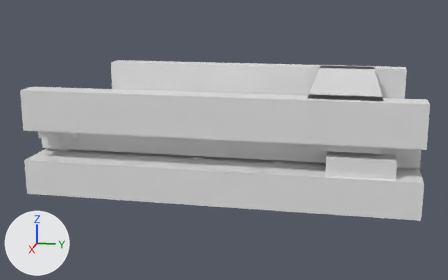
What one commit did to the glTF model assets/source/infrastructure/directorate/conveyors/models/io_in/flowing_lod0.glb.
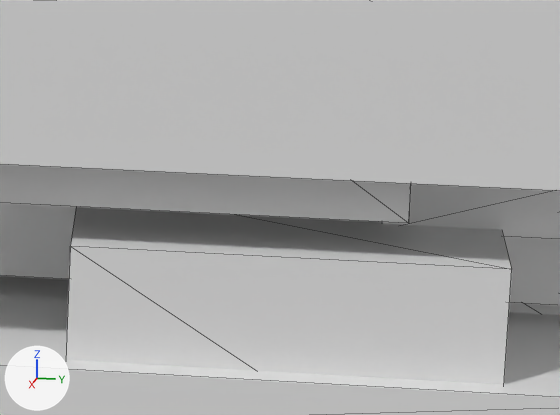
Each version is shown whole from a 50 mm lens placed at (0.3955, 0.0703, 0.4065), pointed at (0.0043, -0.0079, 0.3087), then close up on the part from 70% to 90% of the width and 42% to 66% of the height. Every picture has the same lights, and +X, +Y and +Z are marked at lower left. The older version's two pictures come first. The close-ups show mesh edges as thin lines. Vertices at exactly the same position are counted once.

The first close-up shows 'flowing_lod0'.
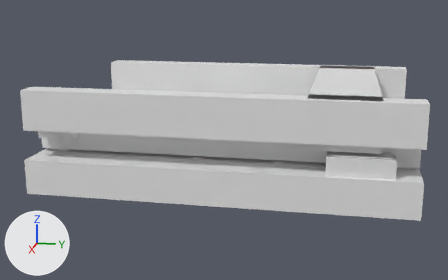
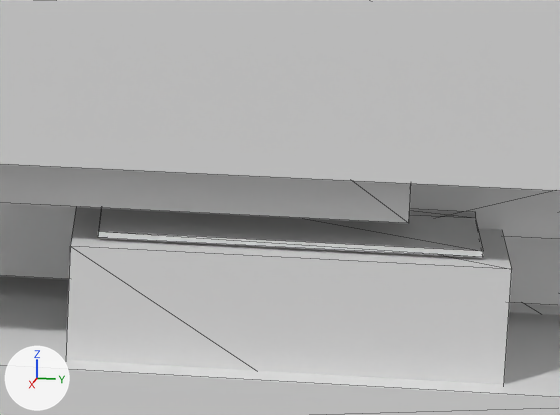
What changed in the scene script:
```text
Change me_flowing_lod0:
    used by ob_flowing_lod0; location = (0.0, 0.0, 0.0)
    remove me_flowing_lod0.from_pydata(...)  # 260 vertices, 436 faces; spans x -0.078..0.078, y -0.111..0.111, z 0.289..0.35
    add me_flowing_lod0.from_pydata(...)  # 276 vertices, 460 faces; spans x -0.078..0.078, y -0.111..0.111, z 0.289..0.35
    me_flowing_lod0 part 1: a new loose piece, a box spanning x 0.05556..0.07278, y 0.06333..0.095, z 0.31972..0.32028
    me_flowing_lod0 part 2: a new loose piece, a box spanning x 0.05556..0.06222, y 0.08667..0.095, z 0.32033..0.32089
```

Location of each change, (x1, y1, x2, y2) in pixels of the close-ups (560 x 415 px):
part 1 of me_flowing_lod0, added
    after: (98, 208, 483, 258)
part 2 of me_flowing_lod0, added (mostly hidden)
    after: (410, 209, 476, 218)
